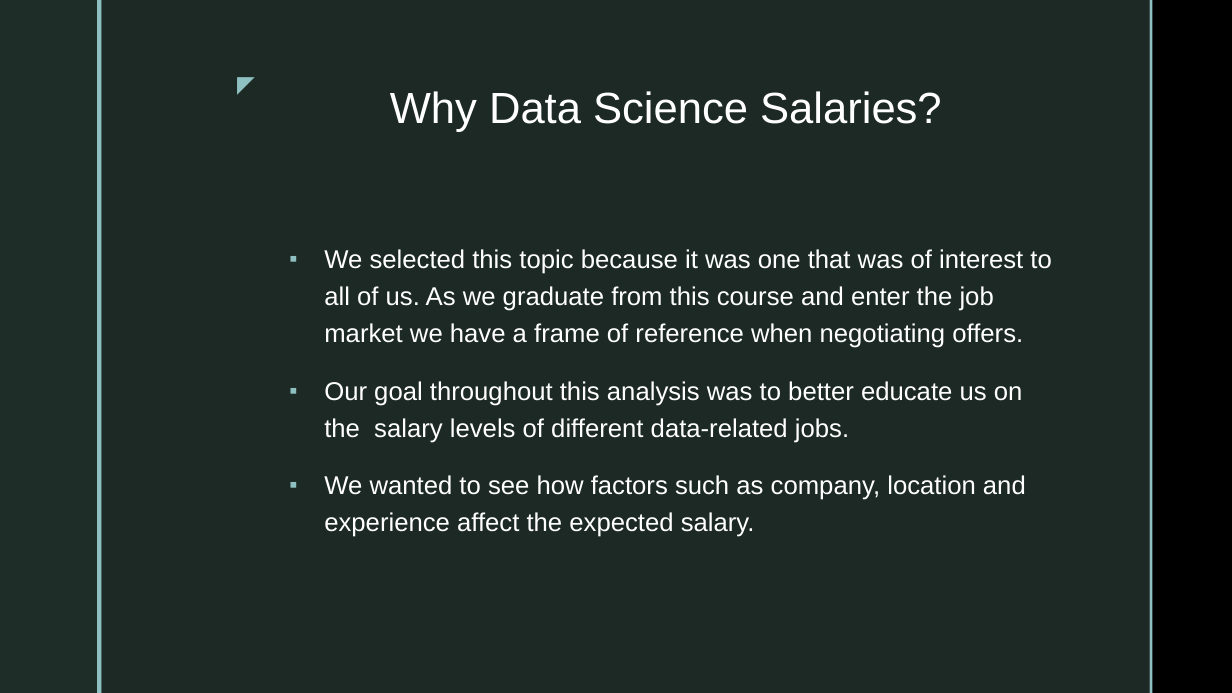
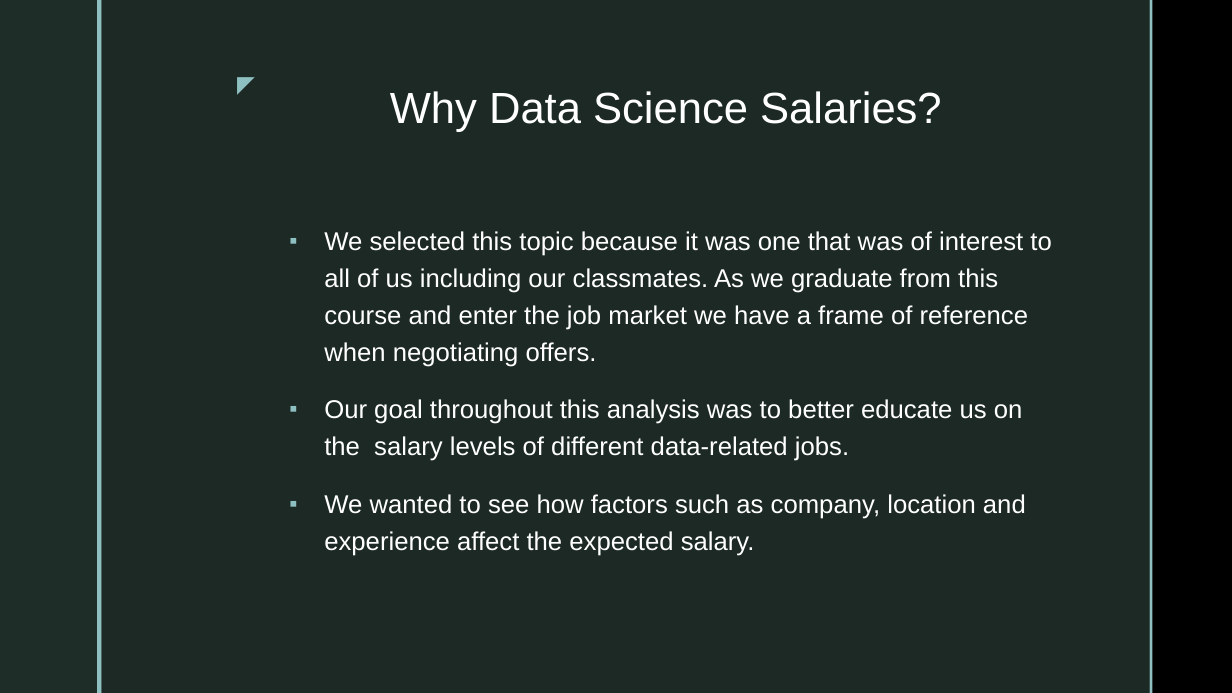
Before and after one commit to Sirius0531/final_project, a slide deck: slide 2 of 2nd Segment Project Deliverable/Deliverable2_Storyboard.pptx. Drawn at 1232x693 pixels with LibreOffice and Linux fonts; fonts in the diff are those of the drawing; background and template pictures are left out. Boxes give left, top, right and bottom in pixels: in the first picture for what was removed or moved away, otherwise in the second. Text is boxed around its words. In the diff, an @@ line names an element or a change of style, - is before the commit and + after.

```diff
--- a/2nd Segment Project Deliverable/Deliverable2_Storyboard.pptx
+++ b/2nd Segment Project Deliverable/Deliverable2_Storyboard.pptx
@@ text at box(324, 231, 1051, 367): text changed @@
-▪ We selected this topic because it was one that was of interest to all of us. As we graduate from this course and enter the job market we have a frame of reference when negotiating offers.
+▪ We selected this topic because it was one that was of interest to all of us including our classmates. As we graduate from this course and enter the job market we have a frame of reference when negotiating offers.
```
Also in this commit, not shown: 6 other slides changed, 4 slides added, 1 slide removed.
